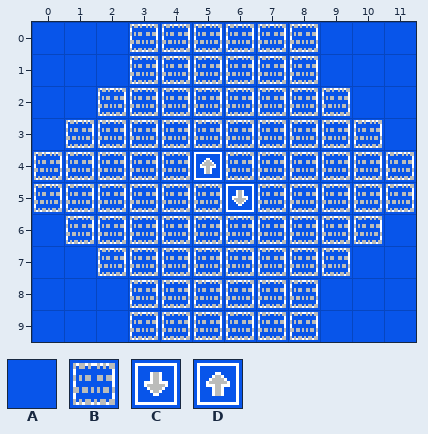
An edit to a level. Tiled map, assets/sectors/sector-02.tmx. This is how it looked before the edit.
Cells are 16x16 px. Shown: x 0..11, y 0..9.
Key: from "metatiles": A 0, B 1, C 2, D 3.
_ is an empty cell.
Layer "Tile Layer 1" before, first column x 0:
 0 AAABBBBBBAAA
 1 AAABBBBBBAAA
 2 AABBBBBBBBAA
 3 ABBBBBBBBBBA
 4 BBBBBDBBBBBB
 5 BBBBBBCBBBBB
 6 ABBBBBBBBBBA
 7 AABBBBBBBBAA
 8 AAABBBBBBAAA
 9 AAABBBBBBAAA
New version:
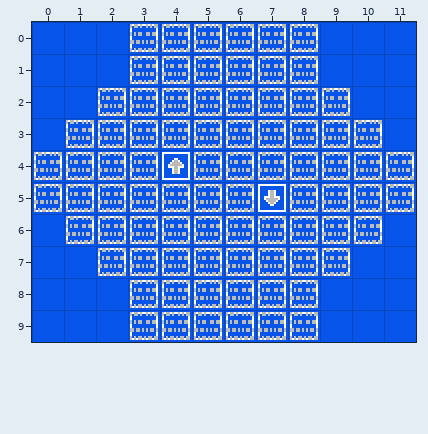
Change:
Changed rows in their new state; . is an unchanged cell.
Layer "Tile Layer 1":
first column x 4:
 4 DB..
 5 ..BC
Boxes around the changes in both pictures, in picture pixels (x1, y1, x2, y2):
changed: (162, 152, 286, 212)
